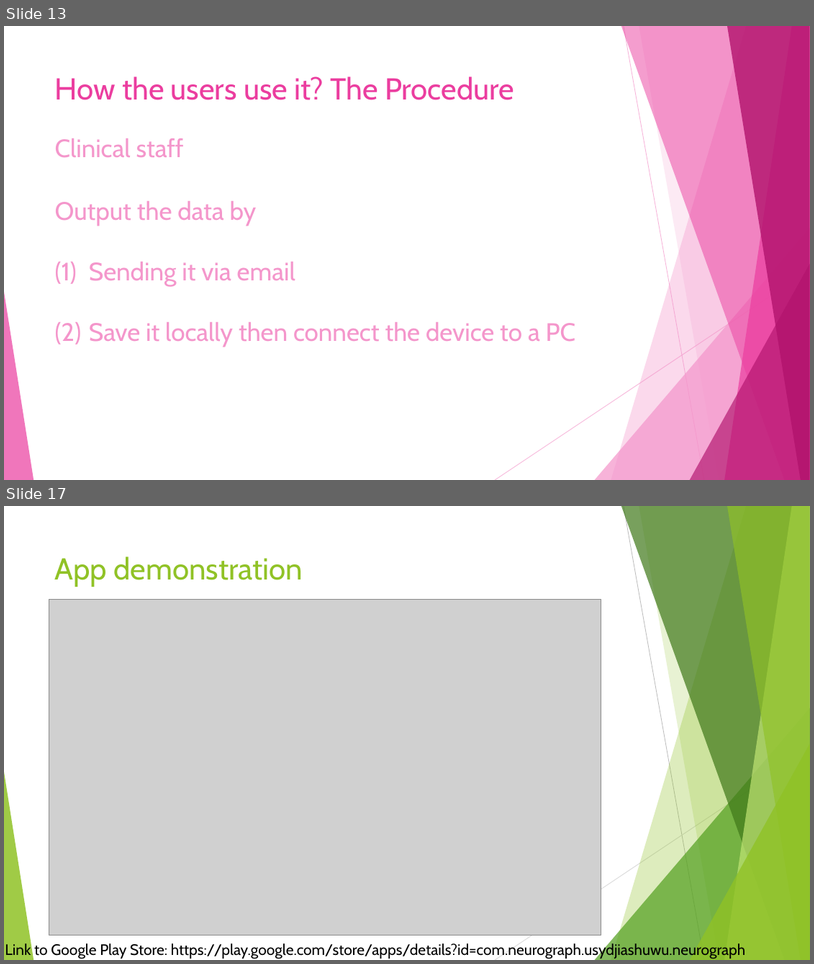
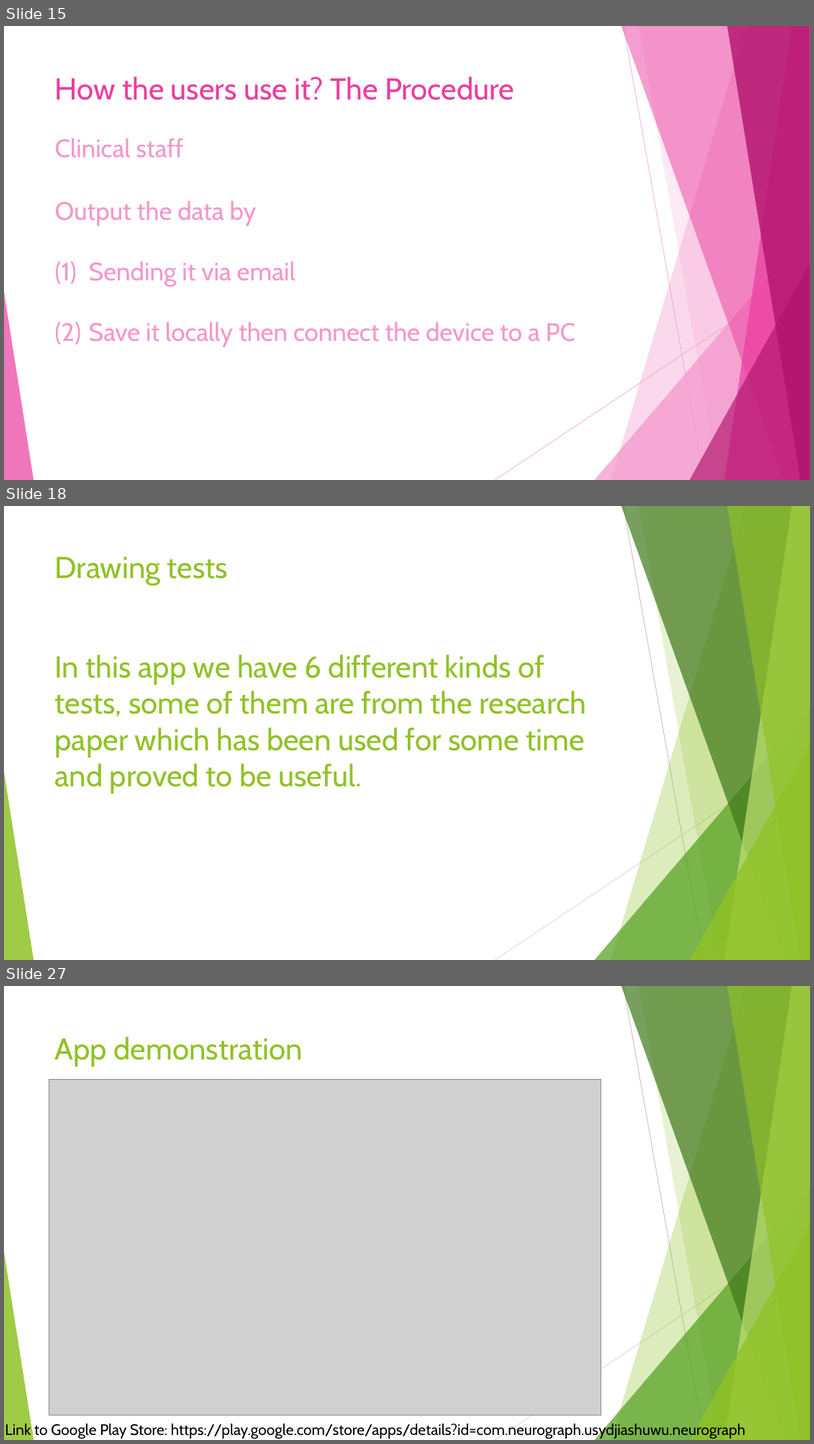
Before and after one commit to JiashuWu/NeuroGraph, a slide deck: Neurograph Project Presentation/Neurograph Presentation Jiashu Wu.pptx. Shown one above the other, each under a label of ours: slides 13 and 17 before the commit, slides 15, 18 and 27 after it; the slides between them are not shown. The pictures are 814x964 and 814x1444 pixels, drawn with LibreOffice and Linux fonts; fonts in the diff are those of the drawing; grey boxes stand for pictures. Boxes give left, top, right and bottom in pixels: in the first picture for what was removed or moved away, otherwise in the second. Text is boxed around its words. In the diff, an @@ line names an element or a change of style, - is before the commit and + after.

```diff
--- a/Neurograph Project Presentation/Neurograph Presentation Jiashu Wu.pptx
+++ b/Neurograph Project Presentation/Neurograph Presentation Jiashu Wu.pptx
@@ slide 18 added at [4,506,810,960], background #FFFFFF; not listed: 10 template elements that a slide beside it also shows @@
@@ title added at [55,556,228,585], 36 pt, text #90C226 @@
+Drawing tests
@@ text added at [55,654,586,793], 36 pt, text #90C226 @@
+In this app we have 6 different kinds of tests, some of them are from the research paper which has been used for some time and proved to be useful.
@@ what was slide 13 is now slide 15 @@
@@ what was slide 17 is now slide 27 @@
```
Also in this commit, not shown: 2 slides changed, 9 other slides added, 1 other file.
